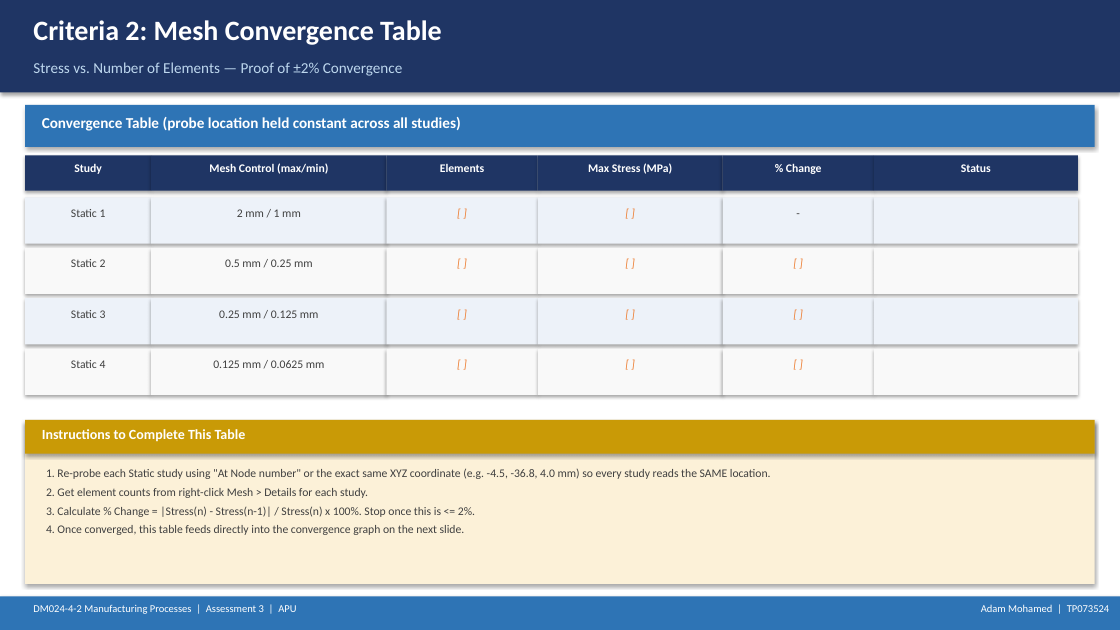
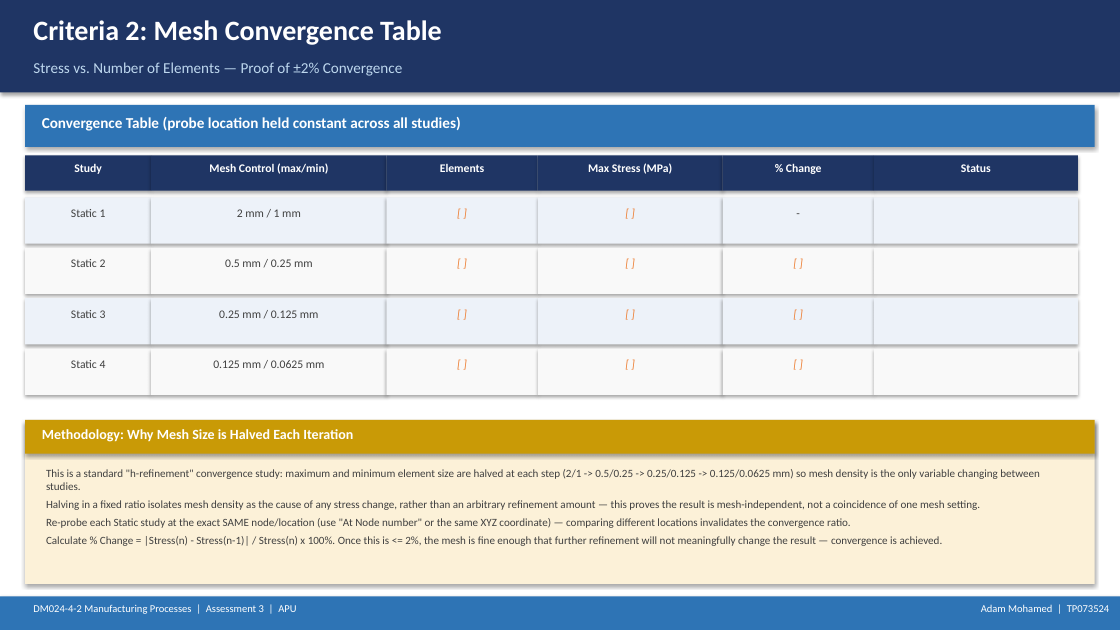
Before and after one commit to adambannani02-crypto/MY-FIRST-PROJECT, a slide deck: slide 12 of Assessment3_Presentation.pptx. Drawn at 1120x630 pixels with LibreOffice and Linux fonts; fonts in the diff are those of the drawing. Boxes give left, top, right and bottom in pixels: in the first picture for what was removed or moved away, otherwise in the second. Text is boxed around its words. In the diff, an @@ line names an element or a change of style, - is before the commit and + after.

```diff
--- a/Assessment3_Presentation.pptx
+++ b/Assessment3_Presentation.pptx
@@ text at [42, 429, 353, 442]: text changed @@
-Instructions to Complete This Table
+Methodology: Why Mesh Size is Halved Each Iteration
@@ text at [46, 469, 1040, 546]: text changed; size 10 to 9.5 pt @@
-1. Re-probe each Static study using "At Node number" or the exact same XYZ coordinate (e.g. -4.5, -36.8, 4.0 mm) so every study reads the SAME location.
-2. Get element counts from right-click Mesh > Details for each study.
-3. Calculate % Change = |Stress(n) - Stress(n-1)| / Stress(n) x 100%. Stop once this is <= 2%.
-4. Once converged, this table feeds directly into the convergence graph on the next slide.
+This is a standard "h-refinement" convergence study: maximum and minimum element size are halved at each step (2/1 -> 0.5/0.25 -> 0.25/0.125 -> 0.125/0.0625 mm) so mesh density is the only variable changing between studies.
+Halving in a fixed ratio isolates mesh density as the cause of any stress change, rather than an arbitrary refinement amount — this proves the result is mesh-independent, not a coincidence of one mesh setting.
+Re-probe each Static study at the exact SAME node/location (use "At Node number" or the same XYZ coordinate) — comparing different locations invalidates the convergence ratio.
+Calculate % Change = |Stress(n) - Stress(n-1)| / Stress(n) x 100%. Once this is <= 2%, the mesh is fine enough that further refinement will not meaningfully change the result — convergence is achieved.
```
Also in this commit, not shown: 4 other slides changed, 1 other file.
